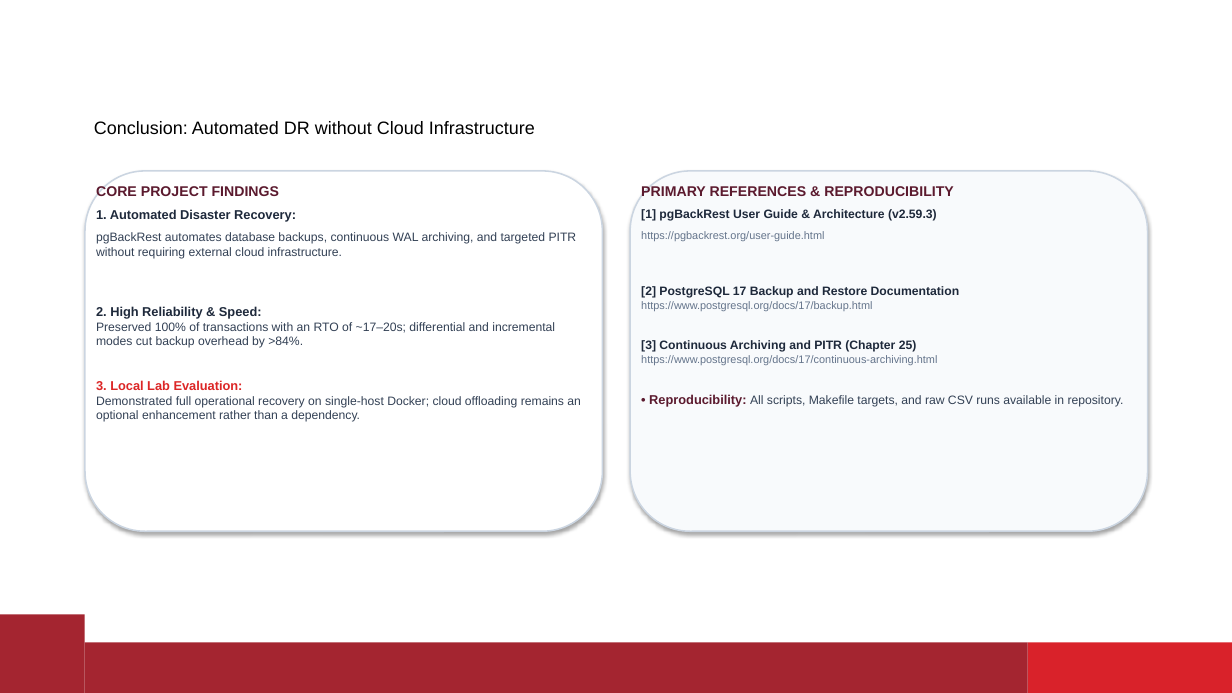
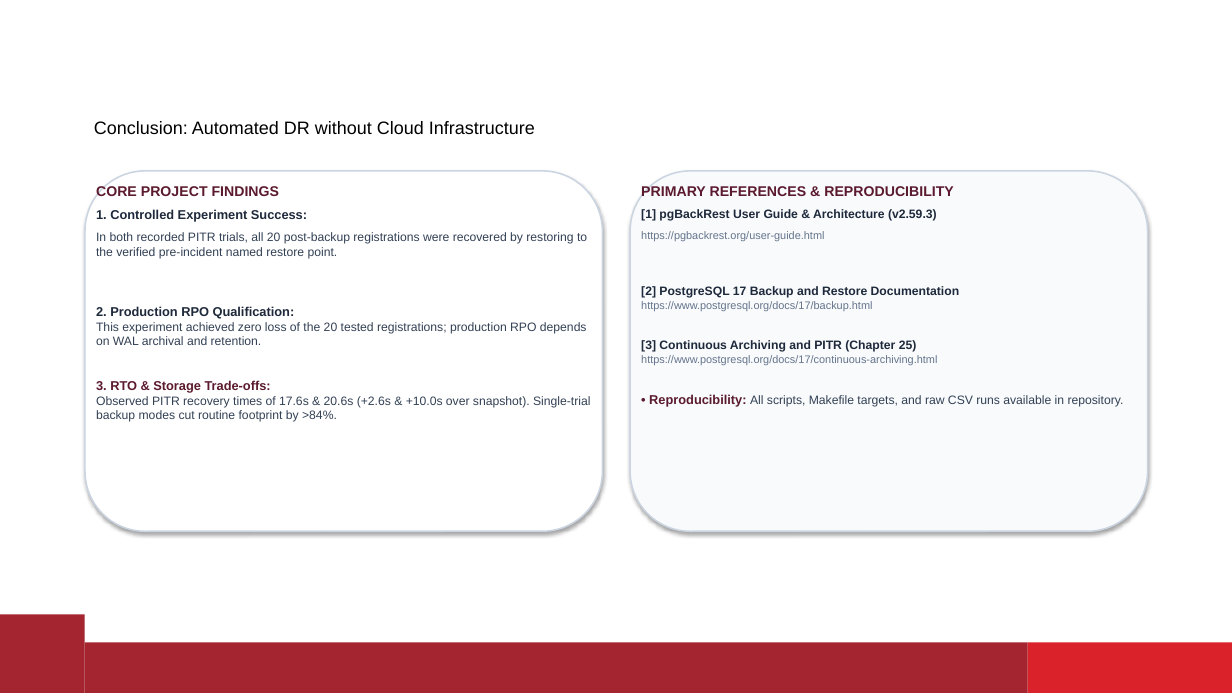
Before and after one commit to Aaryan-Sharma-5/devops_ia, a slide deck: slide 12 of docs/pgbackrest_ia_presentation.pptx. Drawn at 1232x693 pixels with LibreOffice and Linux fonts; fonts in the diff are those of the drawing; background and template pictures are left out. Boxes give left, top, right and bottom in pixels: in the first picture for what was removed or moved away, otherwise in the second. Text is boxed around its words. In the diff, an @@ line names an element or a change of style, - is before the commit and + after.

Commit message:
fix: address critical pre-submission review corrections for RPO claims, storage separation, and recovery guard assertions

```diff
--- a/docs/pgbackrest_ia_presentation.pptx
+++ b/docs/pgbackrest_ia_presentation.pptx
@@ text at [96, 209, 590, 422]: text changed @@
-1. Automated Disaster Recovery:
-pgBackRest automates database backups, continuous WAL archiving, and targeted PITR without requiring external cloud infrastructure.
-2. High Reliability & Speed:
-Preserved 100% of transactions with an RTO of ~17–20s; differential and incremental modes cut backup overhead by >84%.
-3. Local Lab Evaluation:
-Demonstrated full operational recovery on single-host Docker; cloud offloading remains an optional enhancement rather than a dependency.
+1. Controlled Experiment Success:
+In both recorded PITR trials, all 20 post-backup registrations were recovered by restoring to the verified pre-incident named restore point.
+2. Production RPO Qualification:
+This experiment achieved zero loss of the 20 tested registrations; production RPO depends on WAL archival and retention.
+3. RTO & Storage Trade-offs:
+Observed PITR recovery times of 17.6s & 20.6s (+2.6s & +10.0s over snapshot). Single-trial backup modes cut routine footprint by >84%.
```
Also in this commit, not shown: 8 other slides changed, 16 other files.
